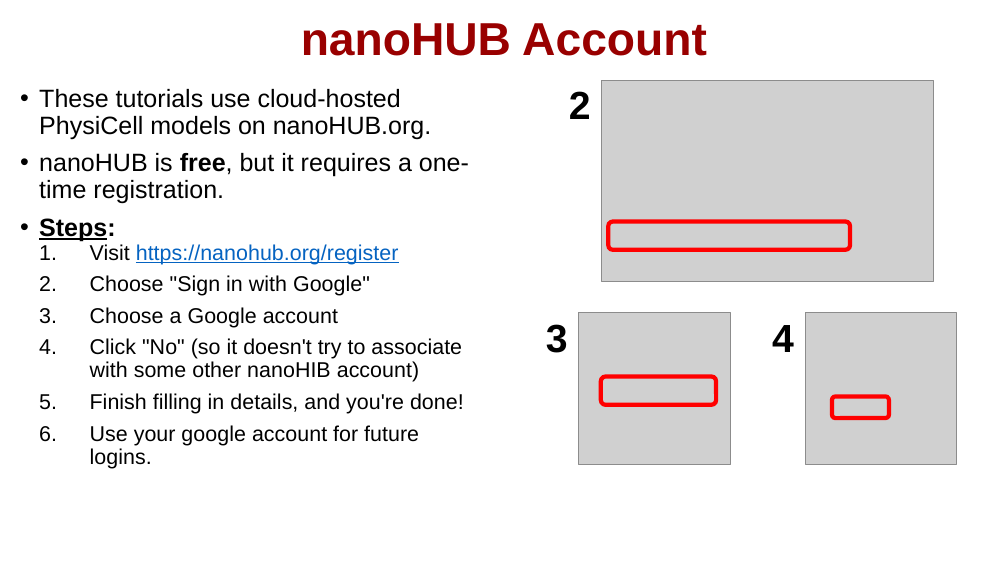
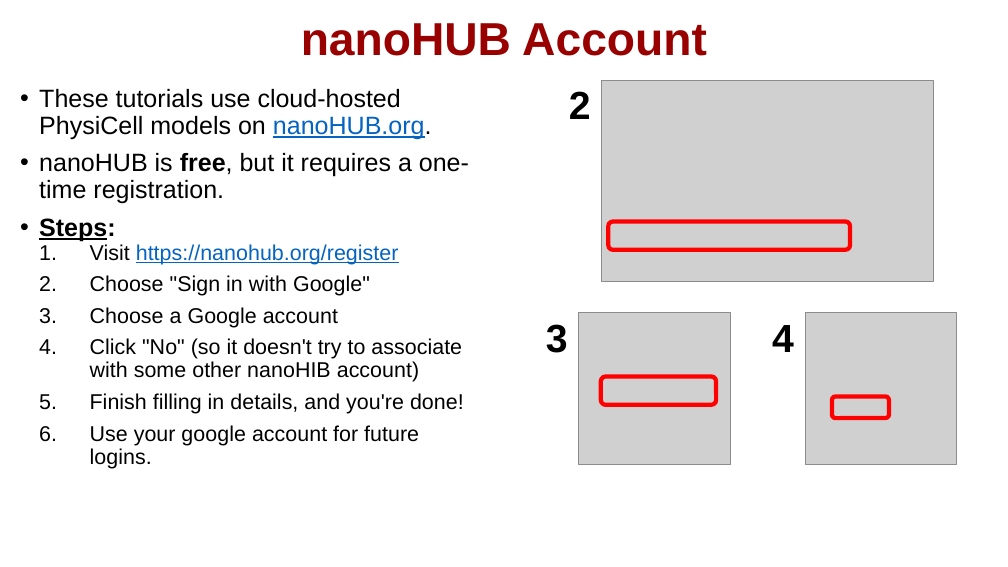
Before and after one commit to physicell-training/02-How-to-nanoHUB, a slide deck: slide 2 of pptx_source/02-How-to-nanoHUB.pptx. Drawn at 1008x567 pixels with LibreOffice and Linux fonts; fonts in the diff are those of the drawing; grey boxes stand for pictures; background and template pictures are left out. Boxes give left, top, right and bottom in pixels: in the first picture for what was removed or moved away, otherwise in the second. Text is boxed around its words. In the diff, an @@ line names an element or a change of style, - is before the commit and + after.

```diff
--- a/pptx_source/02-How-to-nanoHUB.pptx
+++ b/pptx_source/02-How-to-nanoHUB.pptx
@@ text at [39, 89, 432, 140]: text colour #000000 to #0563C1, underline on in "nanoHUB.org." @@
```
Also in this commit, not shown: 4 other slides changed, 7 slides added, 5 slides removed, 1 other file.
